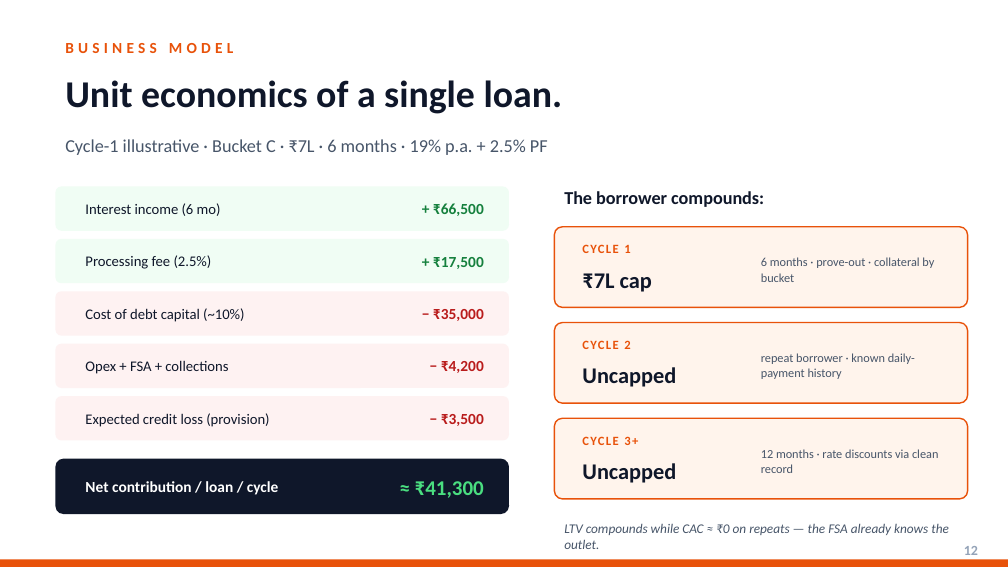
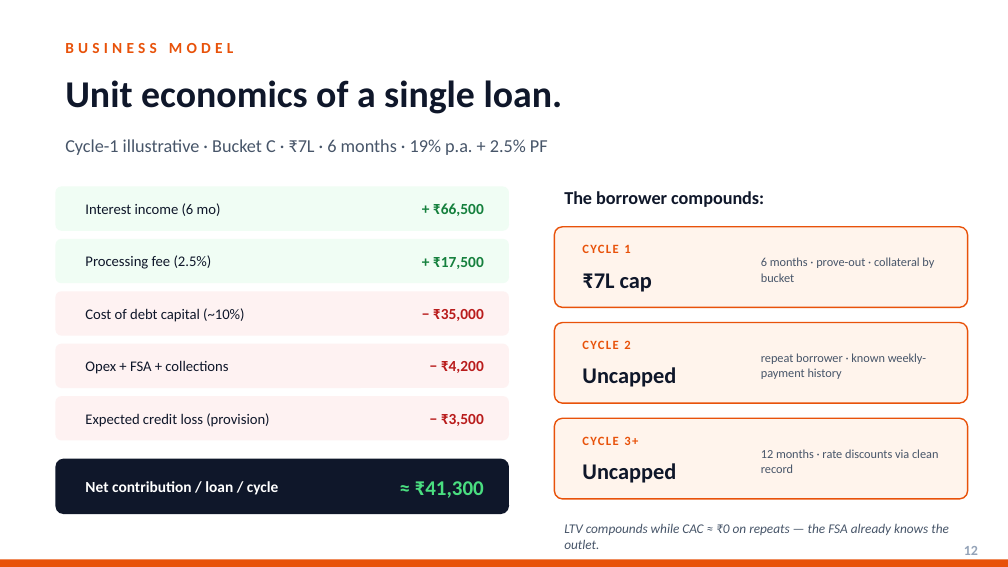
Before and after one commit to askgogo84/RasoiCapital, a slide deck: slide 12 of public/RasoiCapital_PitchDeck.pptx. Drawn at 1008x567 pixels with LibreOffice and Linux fonts; fonts in the diff are those of the drawing. Boxes give left, top, right and bottom in pixels: in the first picture for what was removed or moved away, otherwise in the second. Text is boxed around its words. In the diff, an @@ line names an element or a change of style, - is before the commit and + after.

Commit message:
deck: 60Cr ask + weekly-at-source collection (repo copy was the 18 Jul build)

```diff
--- a/public/RasoiCapital_PitchDeck.pptx
+++ b/public/RasoiCapital_PitchDeck.pptx
@@ text at [761,353,926,379]: text changed @@
-repeat borrower · known daily-payment history
+repeat borrower · known weekly-payment history
```
Also in this commit, not shown: 4 other slides changed.
